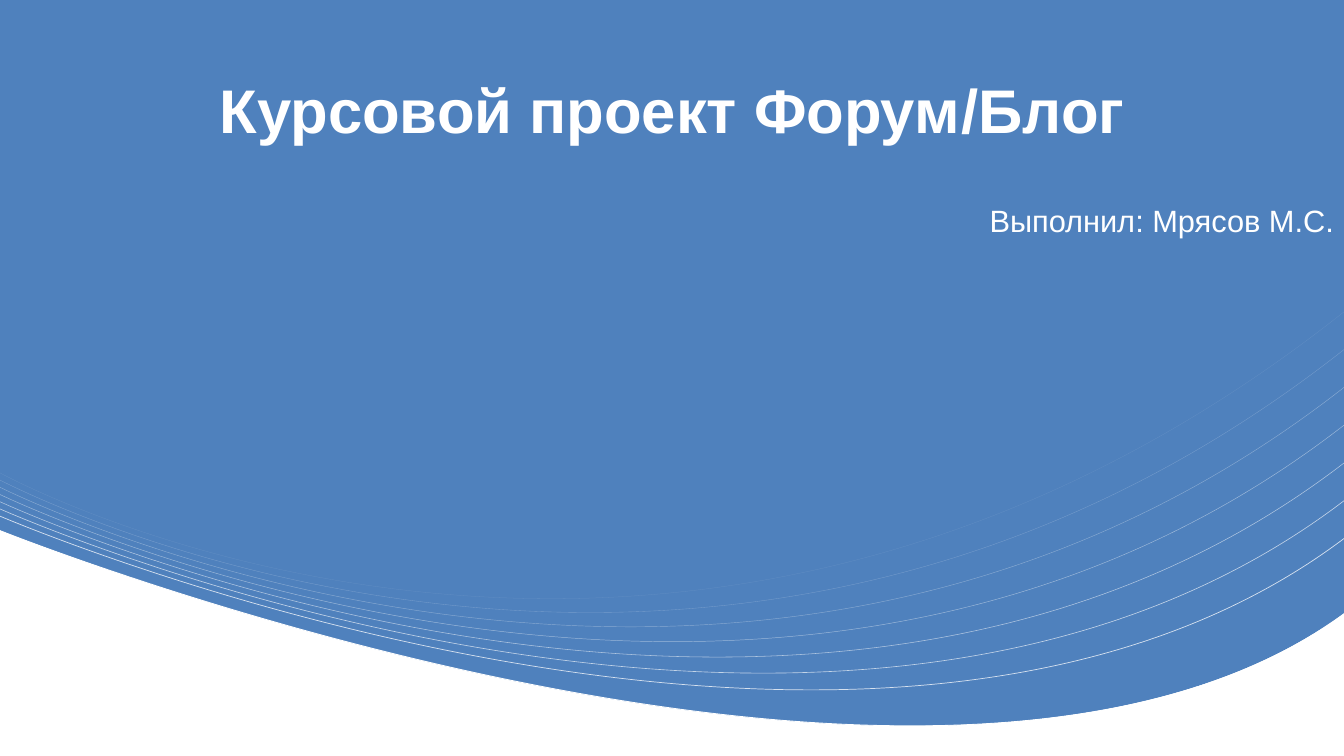
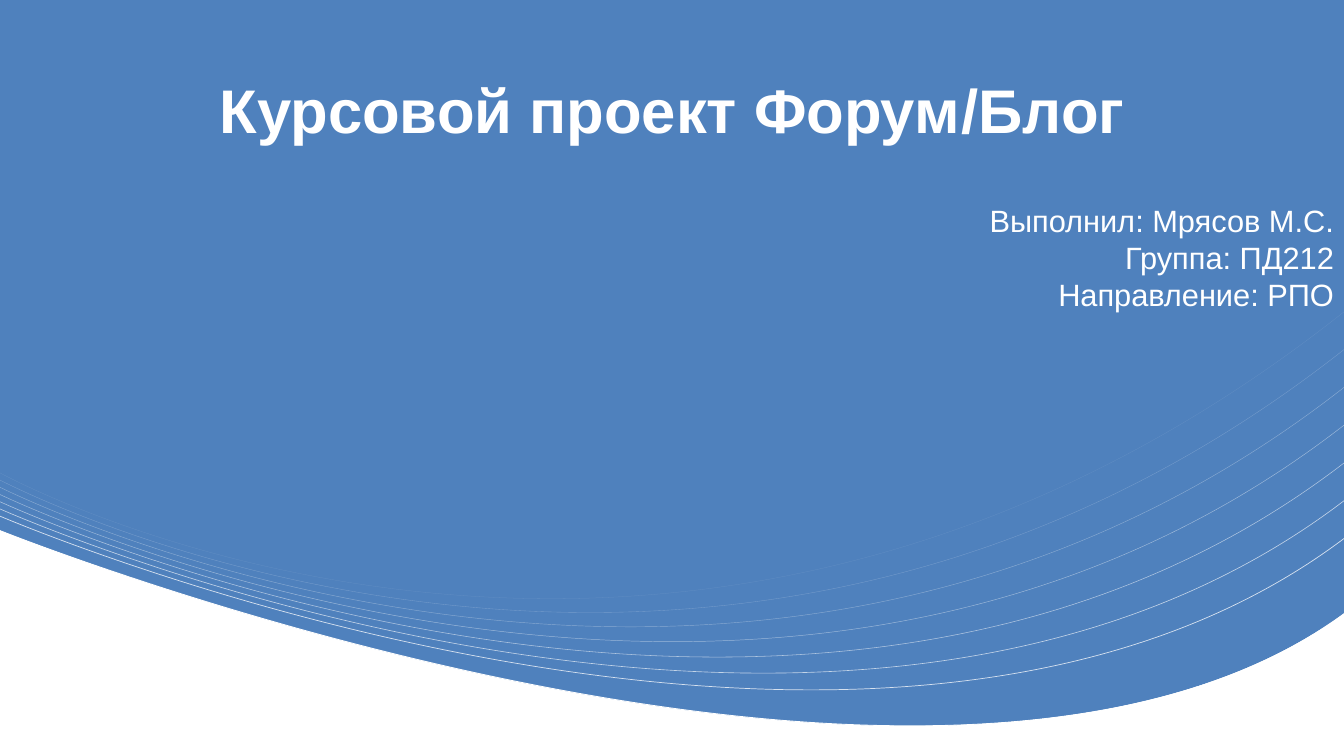
Before and after one commit to Plasmat1x/Term, a slide deck: slide 1 of GitItems/Presentation.pptx. Drawn at 1344x756 pixels with LibreOffice and Linux fonts; fonts in the diff are those of the drawing. Boxes give left, top, right and bottom in pixels: in the first picture for what was removed or moved away, otherwise in the second. Text is boxed around its words. In the diff, an @@ line names an element or a change of style, - is before the commit and + after.

Commit message:
doc (Term): Readme update, Presentation Update

```diff
--- a/GitItems/Presentation.pptx
+++ b/GitItems/Presentation.pptx
@@ subtitle at <box>990,210,1334,311</box>: text changed @@
-Выполнил: Мрясов М.С.
+Выполнил: Мрясов М.С.
+Группа: ПД212
+Направление: РПО
```
Also in this commit, not shown: 2 other files.
